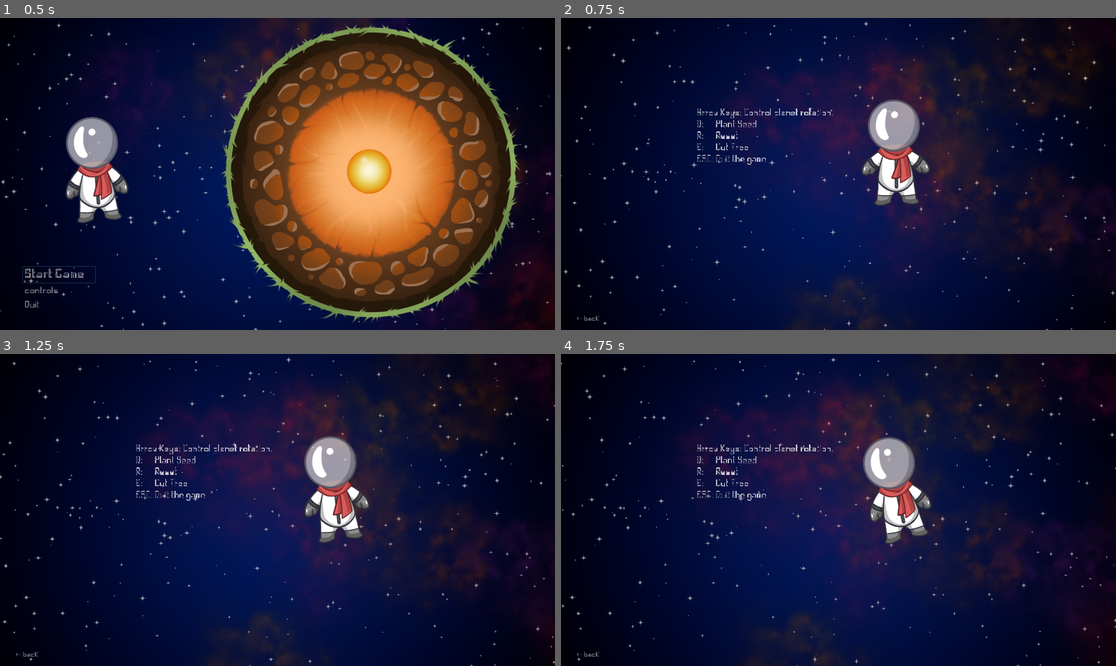
Above: before the commit, frames 1-4 (two rows, left to right).
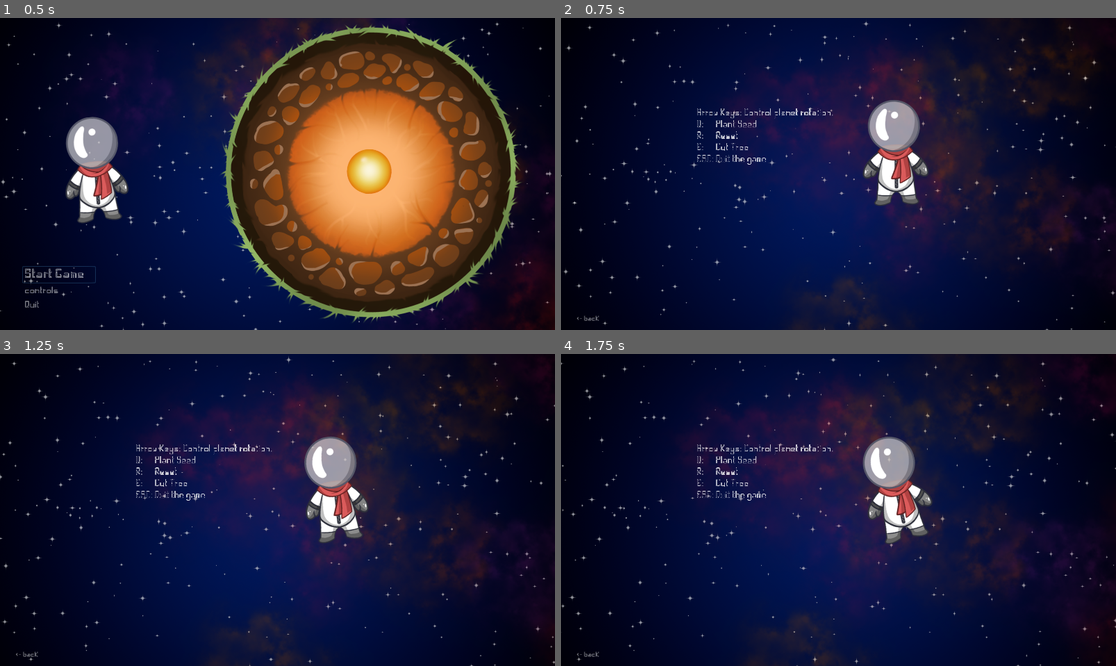
Above: after the commit, the same moments.

Repository: marekk3301/gamejam2023
Game: Godot game, scene res://scenes/mainMenu.tscn
Same seed, same stepped clock (60 frames per second), same inputs: the game is played once before the commit and once after it.
Inputs:
- Up to frame 1 (0.5 s): no input
- Up to frame 2 (0.75 s): click "controls" at 0.5 s
- Up to frame 3 (1.25 s): no input
- Up to frame 4 (1.75 s): hold Right (ui_right) from 1.28 s (still down); hold E (cut_plant) from 1.28 s (still down)

Frame 1 is identical in both runs. In frame 2, 0.4% of the frame differs, in the area x 54-67%, y 26-56%; in frame 3, 0.4%; in frame 4, 0.4%.

Commit message:
Assets upade

Diff:
--- a/scenes/controls.tscn
+++ b/scenes/controls.tscn
@@ -84,7 +84,7 @@
 scale = Vector2( 1.5, 1.5 )
 frames = SubResource( 5 )
 animation = "Idle"
-frame = 2
+frame = 3
 speed_scale = 0.5
 playing = true
 script = ExtResource( 5 )
--- a/scenes/plant.tscn
+++ b/scenes/plant.tscn
@@ -52,7 +52,7 @@
 [node name="Timer" type="Timer" parent="."]
 
 [node name="PlantSprite" type="AnimatedSprite" parent="."]
-position = Vector2( 0, 400 )
+position = Vector2( 0, 717 )
 scale = Vector2( 4, 4 )
 frames = SubResource( 5 )
 animation = "seed"
Binary file changed: assets/1x/plant_stage1.png
Binary file changed: assets/1x/plant_stage2.png
Binary file changed: assets/1x/plant_stage3.png
Binary file added: assets/1x/plant_stage3a.png
Not shown, added: assets/1x/plant_stage3a.png.import
Binary file changed: assets/1x/plant_stage4.png
Binary file changed: assets/1x/plant_stage4a.png
Binary file changed: assets/1x/plant_stage5.png
Binary file added: assets/1x/plant_stage5a.png
Not shown, added: assets/1x/plant_stage5a.png.import
Binary file changed: assets/1x/plant_stage6.png
Binary file changed: assets/1x/plant_stage6a.png
(and 1 more such lines)
